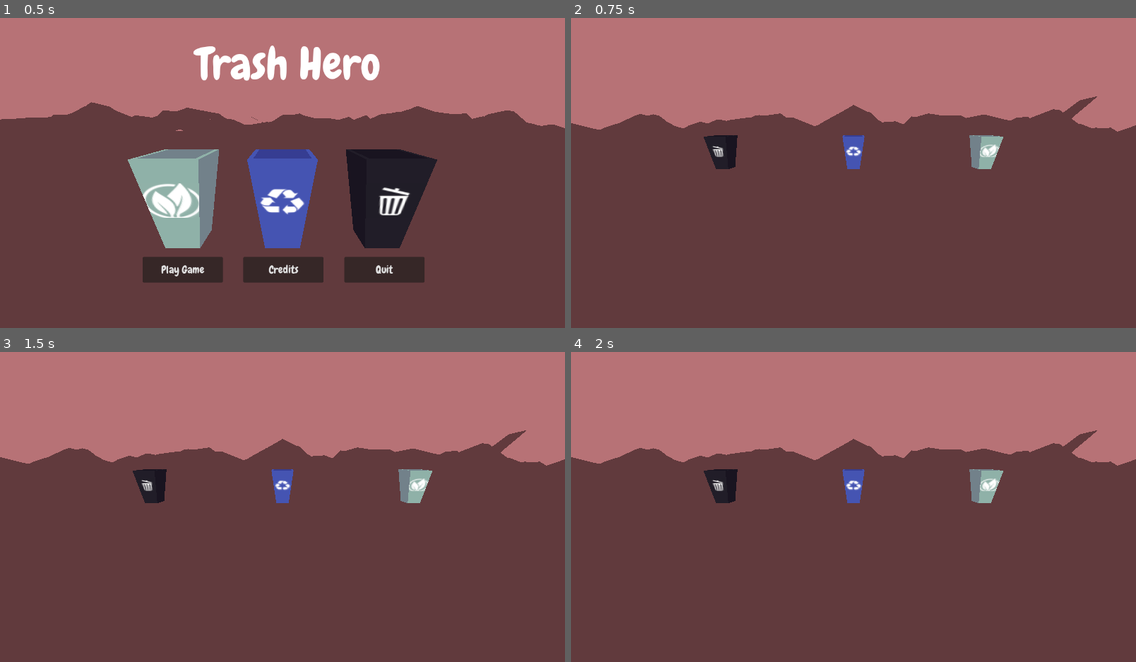
Above: before the commit, frames 1-4 (two rows, left to right).
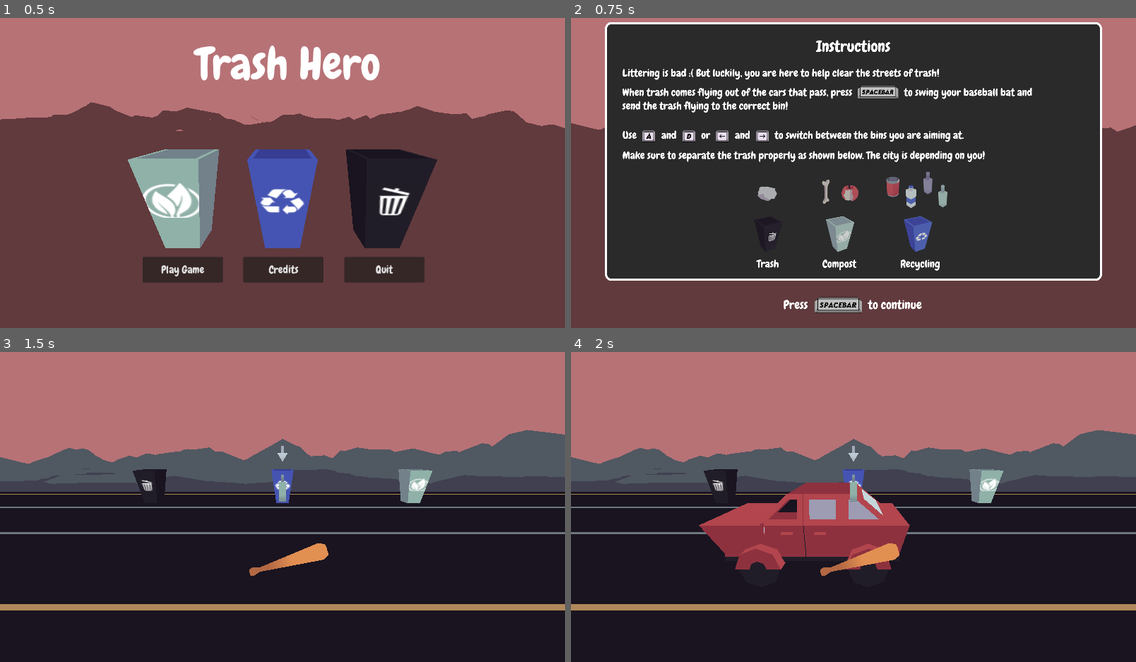
Above: after the commit, the same moments.

Repository: Manas701/SVCGameJam
Game: Godot game, scene res://scenes/opening.tscn
Same seed, same stepped clock (60 frames per second), same inputs: the game is played once before the commit and once after it. This scene is started directly instead of the project's main scene. Sound files missing from this copy of the repository are replaced by a short silence.
Inputs:
- Up to frame 1 (0.5 s): no input
- Up to frame 2 (0.75 s): click "Play Game" at 0.5 s
- Up to frame 3 (1.5 s): tap Enter at 1.25 s; hold Right (select_right) from 1.28 s (still down); hold Space (swing) from 1.28 s (still down)
- Up to frame 4 (2 s): keep holding Right (select_right); keep holding Space (swing)

Frame 1 is identical in both runs. In frame 2, 74% of the frame differs, in the area x 6-94%, y 1-96%; in frame 3, 67%; in frame 4, 67%.

Commit message:
added instructions and space to start game

Diff:
--- a/assets/scripts/creditsButton.gd
+++ b/assets/scripts/creditsButton.gd
@@ -2,4 +2,4 @@
 
 
 func _on_pressed():
-	get_tree().change_scene_to_file("res://scenes/credits.tscn")
+	get_tree().change_scene_to_file("res://scenes/manasScene.tscn")
--- /dev/null
+++ b/assets/scripts/instructions.gd
@@ -0,0 +1,9 @@
+extends Control
+
+
+func _input(event):
+	if (event.is_action_pressed("startGame")):
+		startGame()
+
+func startGame():
+	get_tree().change_scene_to_file("res://scenes/manasScene.tscn")
--- a/project.godot
+++ b/project.godot
@@ -43,6 +43,11 @@
 , Object(InputEventKey,"resource_local_to_scene":false,"resource_name":"","device":-1,"window_id":0,"alt_pressed":false,"shift_pressed":false,"ctrl_pressed":false,"meta_pressed":false,"pressed":false,"keycode":0,"physical_keycode":68,"key_label":0,"unicode":100,"echo":false,"script":null)
 ]
 }
+startGame={
+"deadzone": 0.5,
+"events": [Object(InputEventKey,"resource_local_to_scene":false,"resource_name":"","device":0,"window_id":0,"alt_pressed":false,"shift_pressed":false,"ctrl_pressed":false,"meta_pressed":false,"pressed":false,"keycode":0,"physical_keycode":32,"key_label":0,"unicode":0,"echo":false,"script":null)
+]
+}
 
 [rendering]
 
--- a/scenes/instructions ui.tscn
+++ b/scenes/instructions ui.tscn
@@ -1,9 +1,24 @@
-[gd_scene format=3 uid="uid://dopcrjou2falg"]
+[gd_scene load_steps=4 format=3 uid="uid://dopcrjou2falg"]
 
-[node name="Control" type="Control"]
+[ext_resource type="Texture2D" uid="uid://cg2up7e500kxv" path="res://assets/2DAssets/Instructions.png" id="1_3723r"]
+[ext_resource type="Script" path="res://assets/scripts/instructions.gd" id="1_odwcx"]
+[ext_resource type="Texture2D" uid="uid://cbl7eto7yha3q" path="res://assets/2DAssets/Instructions p2.png" id="2_lthj1"]
+
+[node name="Instructions" type="Control"]
 layout_mode = 3
 anchors_preset = 15
 anchor_right = 1.0
 anchor_bottom = 1.0
 grow_horizontal = 2
 grow_vertical = 2
+script = ExtResource("1_odwcx")
+
+[node name="Instructions" type="Sprite2D" parent="."]
+position = Vector2(640, 320)
+scale = Vector2(0.495777, 0.495777)
+texture = ExtResource("1_3723r")
+
+[node name="InstructionsP2" type="Sprite2D" parent="."]
+position = Vector2(639, 667)
+scale = Vector2(0.575949, 0.575949)
+texture = ExtResource("2_lthj1")
--- a/scenes/opening ui.tscn
+++ b/scenes/opening ui.tscn
@@ -5,7 +5,7 @@
 [ext_resource type="Script" path="res://assets/scripts/quitButton.gd" id="3_tnquk"]
 [ext_resource type="Script" path="res://assets/scripts/creditsButton.gd" id="4_b3uy1"]
 
-[node name="Control" type="Control"]
+[node name="Main Menu" type="Control"]
 layout_mode = 3
 anchors_preset = 15
 anchor_right = 1.0
Binary file added: assets/2DAssets/Instructions p2.png
Not shown, added: assets/2DAssets/Instructions p2.png.import
Binary file changed: assets/2DAssets/Instructions.png
Not shown, added: assets/2DAssets/Instructions.png.import
Not shown: 1 places in scenes/opening.tscn that only renumber resources
